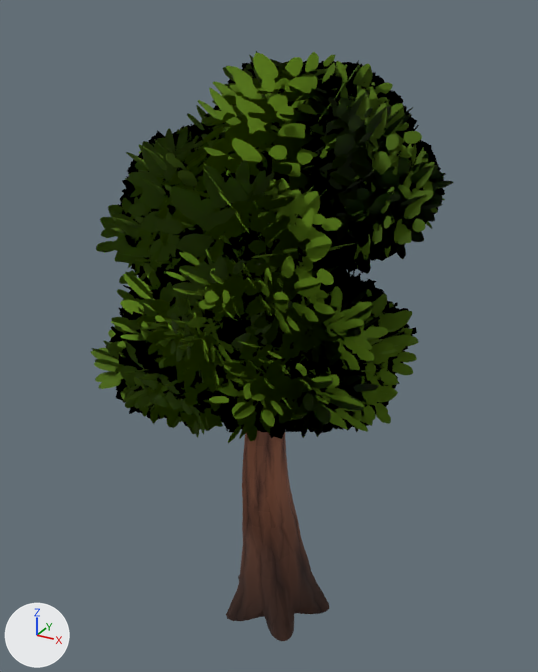
The glTF model assets/nature/CommonTree_1.gltf: old version first, new version second.
Camera for both pictures: a 50 mm lens placed at (3.75, -7.03, 7.22), pointed at (-0.13, 0.03, 3.69). The lights are fixed; the arrows at lower left show +X, +Y and +Z. The picture after the commit comes second. Vertices at exactly the same position are counted once.

Names of what the first picture shows: 'CommonTree_1'.
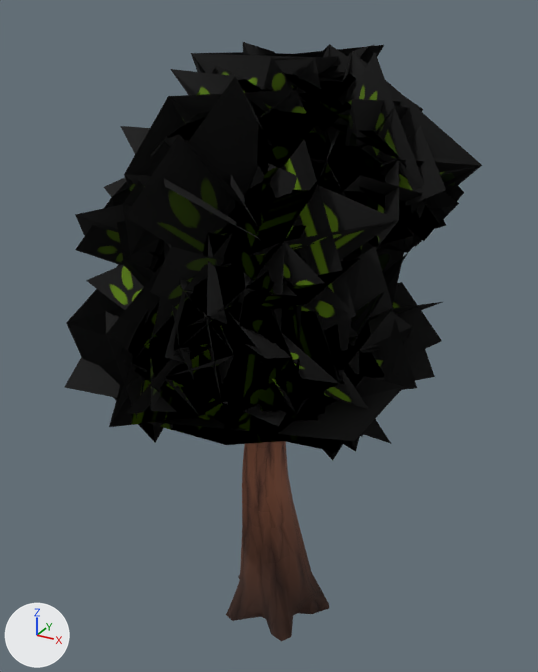
Location of each change, (x1, y1, x2, y2) in pixels of the pictures (538 x 672 px):
'CommonTree_1', recoloured, reshaped: before (91, 51, 453, 641); after (65, 42, 482, 641)
part 1 of me_tree_023, deleted (green): before (91, 52, 445, 443)
part 2 of me_tree_023, built on: before (91, 51, 453, 641)

The change, as a list of edits to the scene's bpy script:
```text
Change mat_leaves_normaltree:
    remove # nodes: BsdfPrincipled, Math x3, Mix, OutputMaterial, TexImage, VertexColor
    nodes: BsdfPrincipled, OutputMaterial, TexImage
Change me_tree_023:
    used by ob_commontree_1; location = (0.0, 0.0, 0.0)
    remove me_tree_023.from_pydata(...)  # 6132 vertices, 6265 faces; spans x -2.19..2.12, y -2.35..2.22, z -0.24..7.02
    add me_tree_023.from_pydata(...)  # 886 vertices, 2525 faces; spans x -2.11..2.12, y -2.24..2.22, z -0.24..6.92
    me_tree_023 part 1: 632 loose pieces with 2528 vertices, spanning x -2.19..2.09, y -2.35..1.96, z 2.49..6.96, are deleted
    me_tree_023 part 2: 3 vertices moved within x -1.11..0.56, y 0.45..0.68, z 3.51..6.38; 2718 vertices removed from x -2.13..1.94, y -2.16..1.93, z -0.24..7.02
```
